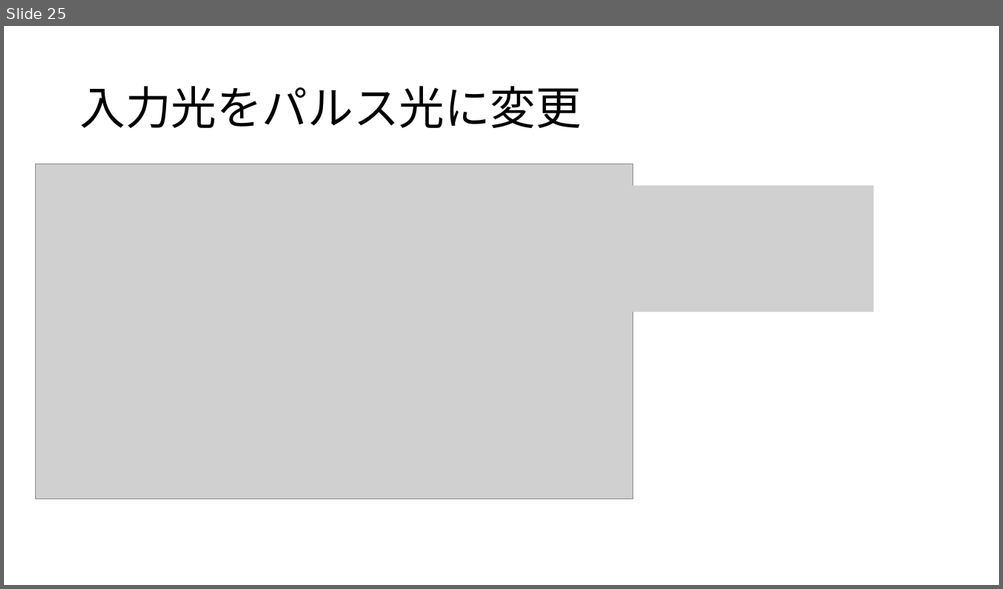
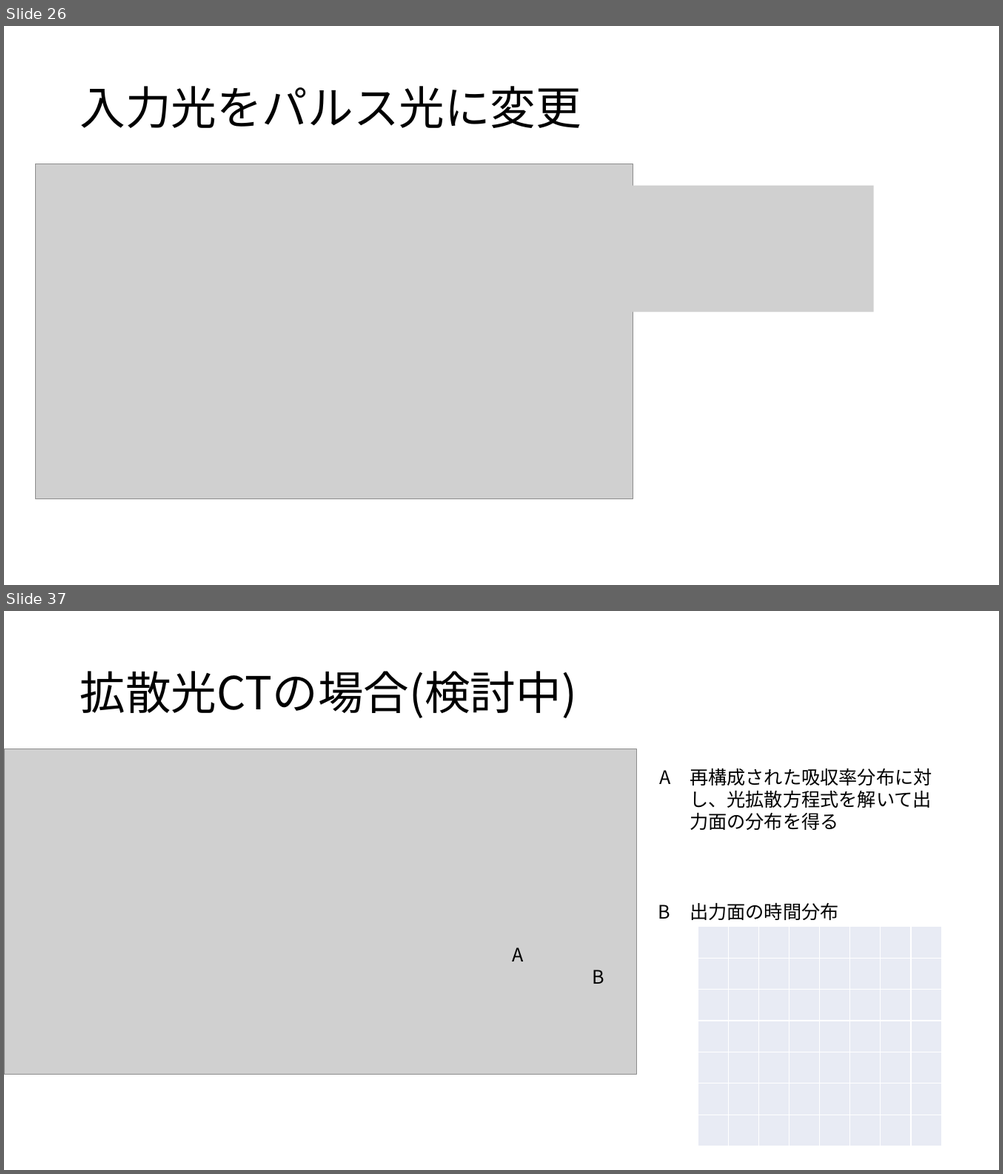
Before and after one commit to atuyoti/dot, a slide deck: slide/0519.pptx. Shown one above the other, each under a label of ours: slide 25 before the commit, slides 26 and 37 after it; the slides between them are not shown. The pictures are 1003x589 and 1003x1174 pixels, drawn with LibreOffice and Linux fonts; fonts in the diff are those of the drawing; grey boxes stand for pictures. Boxes give left, top, right and bottom in pixels: in the first picture for what was removed or moved away, otherwise in the second. Text is boxed around its words. In the diff, an @@ line names an element or a change of style, - is before the commit and + after.

```diff
--- a/slide/0519.pptx
+++ b/slide/0519.pptx
@@ slide 37 added at <box>4,611,999,1170</box>, background #FFFFFF @@
@@ title added at <box>79,671,577,718</box>, 44 pt, text #000000 @@
+拡散光CTの場合(検討中)
@@ picture added at <box>4,749,636,1074</box> @@
@@ text added at <box>660,770,671,784</box>, 18 pt, text #000000 @@
+A
@@ text added at <box>689,768,932,830</box>, 18 pt, text #000000 @@
+再構成された吸収率分布に対し、光拡散方程式を解いて出力面の分布を得る
@@ text added at <box>658,905,671,919</box>, 18 pt, text #000000 @@
+B
@@ text added at <box>689,903,839,920</box>, 18 pt, text #000000 @@
+出力面の時間分布
@@ table added at <box>698,926,942,1147</box>, 7 rows, 8 columns @@
+ |  |  |  |  |  |  | 
+ |  |  |  |  |  |  | 
+ |  |  |  |  |  |  | 
+ |  |  |  |  |  |  | 
+ |  |  |  |  |  |  | 
+ |  |  |  |  |  |  | 
+ |  |  |  |  |  |  | 
@@ text added at <box>512,948,523,962</box>, 18 pt, text #000000 @@
+A
@@ text added at <box>592,970,604,984</box>, 18 pt, text #000000 @@
+B
@@ what was slide 25 is now slide 26 @@
```
Also in this commit, not shown: 3 slides changed, 20 other slides added.
